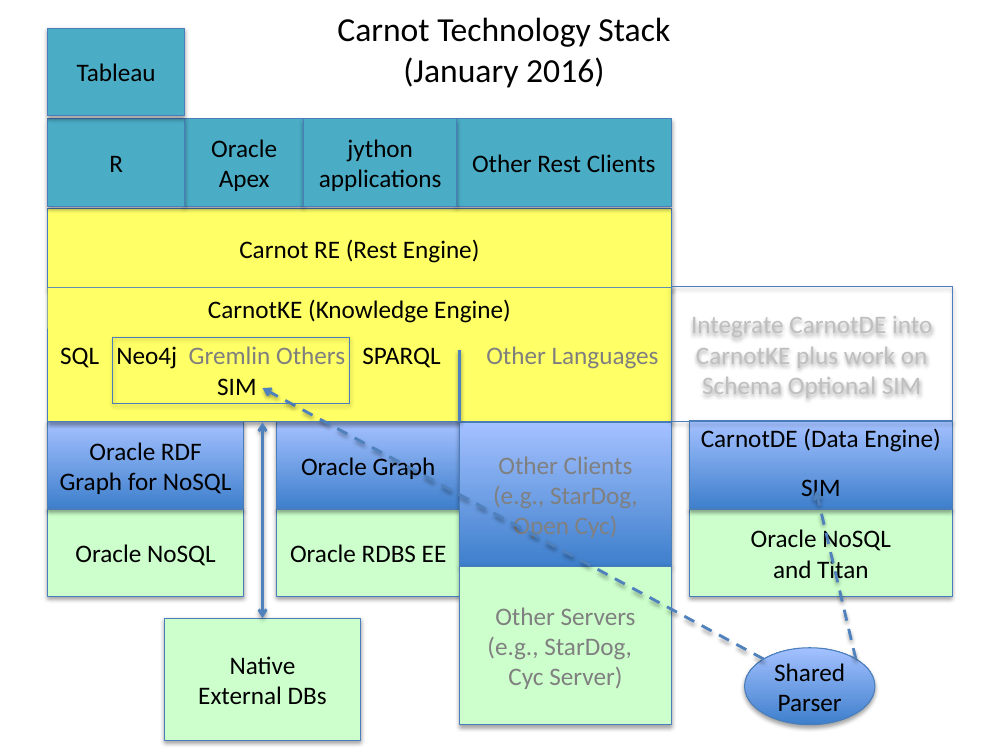
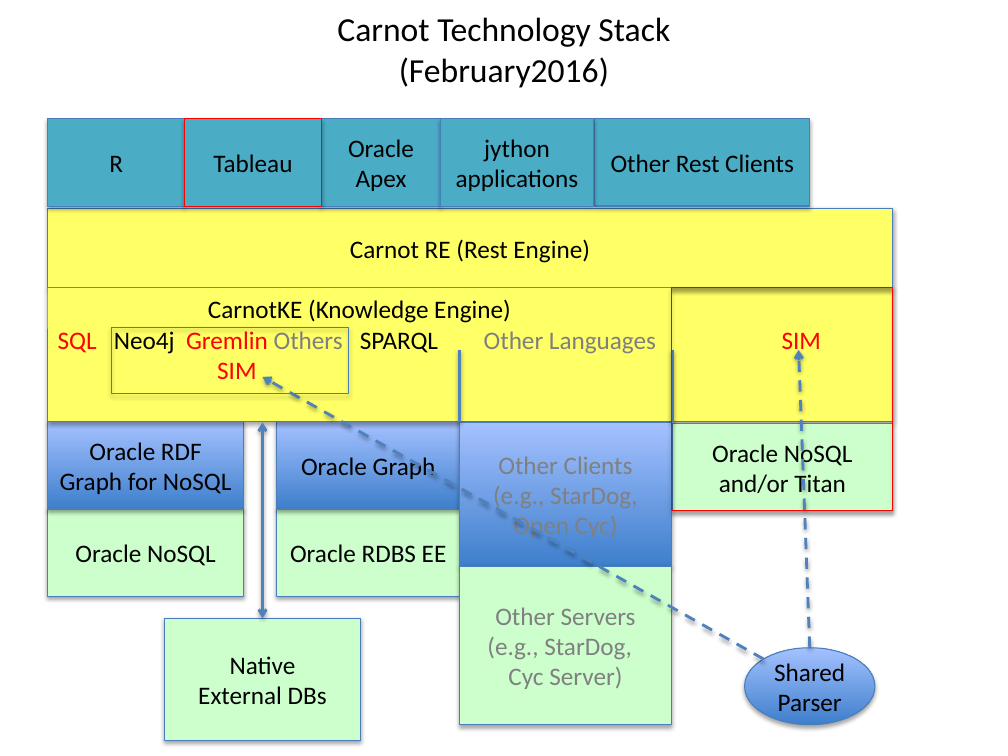
Before and after one commit to pcannata/Carnot, a slide deck: slide 1 of The Carnot Stack.pptx. Drawn at 1008x756 pixels with LibreOffice and Linux fonts; fonts in the diff are those of the drawing. Boxes give left, top, right and bottom in pixels: in the first picture for what was removed or moved away, otherwise in the second. Text is boxed around its words. In the diff, an @@ line names an element or a change of style, - is before the commit and + after.

Commit message:
Updated to February Version

```diff
--- a/The Carnot Stack.pptx
+++ b/The Carnot Stack.pptx
@@ text at [399, 57, 609, 88]: text changed @@
-(January 2016)
+(February2016)
@@ rectangle "Tableau": place and size @@
-rectangle "Tableau" at [47, 28, 184, 116]
+rectangle "Tableau" at [184, 119, 322, 207]
@@ rectangle "Tableau" at [184, 119, 322, 207]: outline #4B7EBC 0.75 pt to #FF0000 0.75 pt @@
@@ rectangle "Oracle Apex": place and size @@
-rectangle "Oracle Apex" at [184, 119, 303, 207]
+rectangle "Oracle Apex" at [322, 119, 440, 207]
@@ rectangle "jython applications": place and size @@
-rectangle "jython applications" at [303, 119, 457, 207]
+rectangle "jython applications" at [440, 119, 594, 207]
@@ rectangle "Other Rest Clients": place and size @@
-rectangle "Other Rest Clients" at [457, 119, 671, 207]
+rectangle "Other Rest Clients" at [595, 119, 809, 207]
@@ rectangle "Carnot RE (Rest Engine)": place and size @@
-rectangle "Carnot RE (Rest Engine)" at [47, 209, 671, 288]
+rectangle "Carnot RE (Rest Engine)" at [47, 209, 892, 288]
@@ rectangle "SQL Neo4j Gremlin Others SPARQL ...": place and size @@
-rectangle "SQL Neo4j Gremlin Others SPARQL ..." at [47, 288, 671, 422]
+rectangle "SQL Neo4j Gremlin Others SPARQL ..." at [47, 288, 892, 422]
@@ rectangle removed at [671, 286, 953, 421] @@
-Integrate CarnotDE into CarnotKE plus work on Schema Optional SIM
@@ rectangle added at [671, 288, 892, 511], outline #FF0000 0.75 pt @@
@@ rectangle: place and size @@
-rectangle at [113, 337, 350, 403]
+rectangle at [111, 328, 348, 394]
@@ text in rectangle at [58, 331, 656, 379]: text changed @@
-SQL Neo4j Gremlin Others SPARQL Other Languages
+SQL Neo4j Gremlin Others SPARQL Other Languages SIM
@@ line added from (672, 350) to (672, 422), #4F81BD 2 pt @@
@@ text in rectangle at [782, 332, 821, 356]: text colour #000000 to #FF0000 in "SIM" @@
@@ arrow moved from (856, 659) - (816, 491) to (809, 648) - (798, 350) @@
@@ arrow moved from (764, 659) - (262, 388) to (764, 659) - (262, 377) @@
@@ rectangle "Oracle NoSQL": place and size @@
-rectangle "Oracle NoSQL" at [689, 509, 952, 597]
+rectangle "Oracle NoSQL" at [672, 423, 892, 511]
@@ rectangle removed at [689, 420, 952, 509] @@
-CarnotDE (Data Engine)
-SIM
@@ text in rectangle at [719, 474, 845, 493]: text changed @@
-and Titan
+and/or Titan
```
